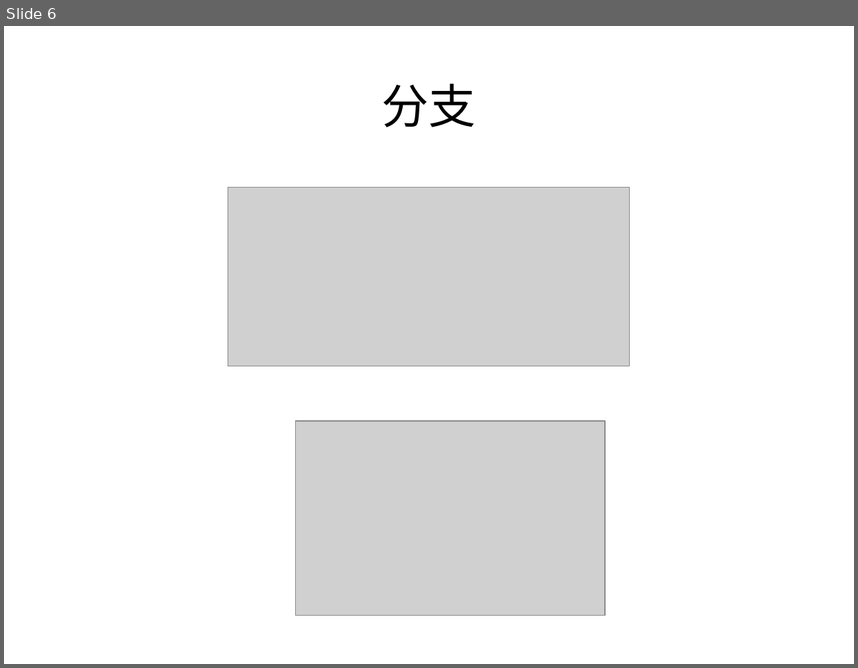
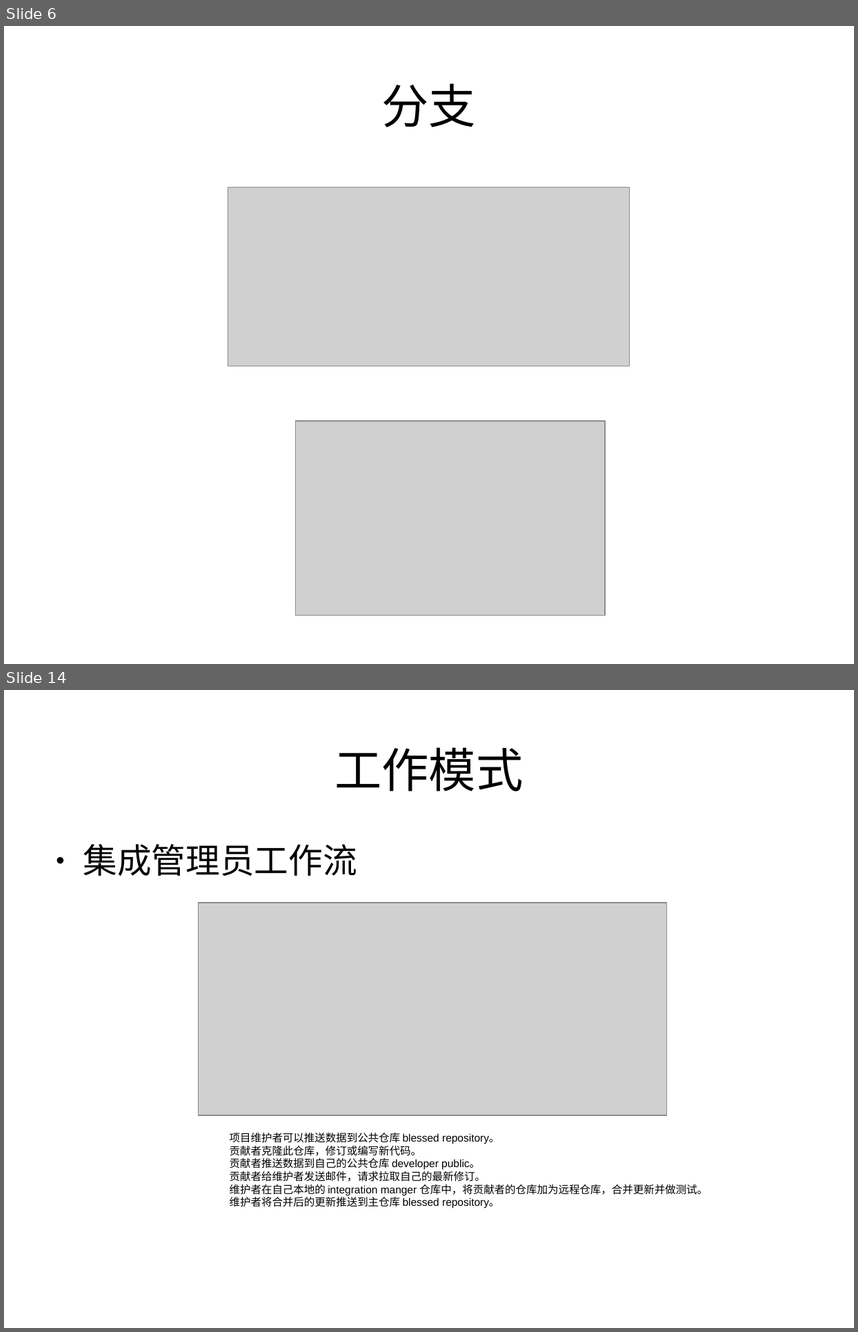
Before and after one commit to qintong91/RockerFmAndroid, a slide deck: git.odp. Shown one above the other, each under a label of ours: slide 6 before the commit, slides 6 and 14 after it; the slides between them are not shown. The pictures are 858x668 and 858x1332 pixels, drawn with LibreOffice and Linux fonts; fonts in the diff are those of the drawing; grey boxes stand for pictures. Boxes give left, top, right and bottom in pixels: in the first picture for what was removed or moved away, otherwise in the second. Text is boxed around its words. In the diff, an @@ line names an element or a change of style, - is before the commit and + after.

```diff
--- a/git.odp
+++ b/git.odp
@@ slide 14 added at box(4, 690, 854, 1328), background #FFFFFF @@
@@ title added at box(335, 747, 523, 791), 44 pt, text #000000 @@
+工作模式
@@ text added at box(83, 844, 357, 876), 32 pt, text #000000 @@
+● 集成管理员工作流
@@ picture added at box(199, 903, 666, 1116) @@
@@ text added at box(230, 1132, 708, 1208), 10 pt, text #000000 @@
+项目维护者可以推送数据到公共仓库 blessed repository。
+贡献者克隆此仓库，修订或编写新代码。
+贡献者推送数据到自己的公共仓库 developer public。
+贡献者给维护者发送邮件，请求拉取自己的最新修订。
+维护者在自己本地的 integration manger 仓库中，将贡献者的仓库加为远程仓库，合并更新并做测试。
+维护者将合并后的更新推送到主仓库 blessed repository。
```
Also in this commit, not shown: 7 slides changed, 8 other slides added, 3 slides removed, 5 other files.
